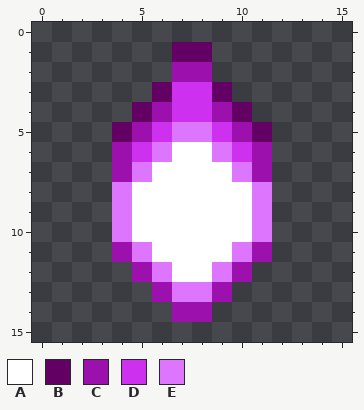
A pixel-art sprite gets an edit: Assets/Textures/SmallShotPurple.png. The picture above was drawn from the file before the commit.
The file is 16x16 pixels.
Palette (. is transparent): A #ffffff  B #630063  C #9c10ad  D #ce30ef  E #de75ff
Pixels before, first column x 4:
 1 ...BB...
 2 ...CC...
 3 ..BDDB..
 4 .BCDDCB.
 5 BCDEEDCB
 6 CDEAAEDC
 7 CEAAAAEC
 8 EAAAAAAE
 9 EAAAAAAE
10 EAAAAAAE
11 CEAAAAEC
12 .CEAAEC.
13 ..CEEC..
14 ...CC...
After the commit:
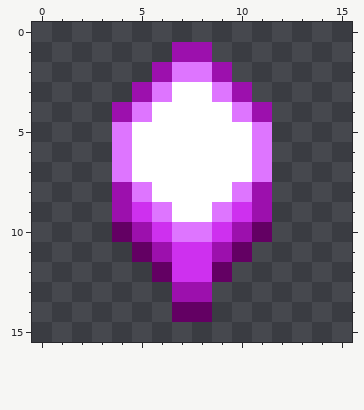
Author's note on the commit: Last minute hack to flip the purple bullets the right way. MAC DON'T HAVE IT.
Edits made:
Changed rows in their new state; - is an unchanged pixel.
first column x 4:
 1 ---CC---
 2 --CEEC--
 3 -CEAAEC-
 4 CEAAAAEC
 5 EAAAAAAE
 6 EAA--AAE
 7 EA----AE
 8 CE----EC
 9 CDE--EDC
10 BCDEEDCB
11 .BCDDCB.
12 -.BDDB.-
13 --.CC.--
14 ---BB---
